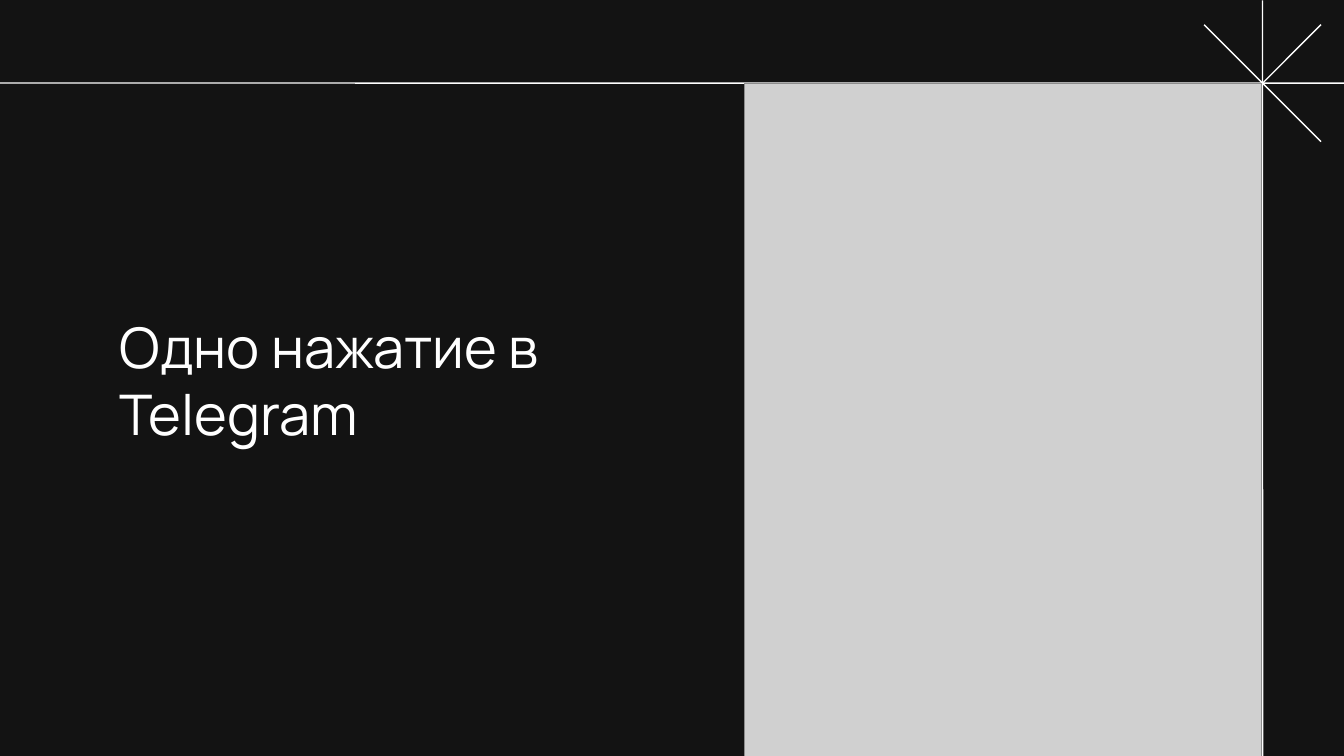
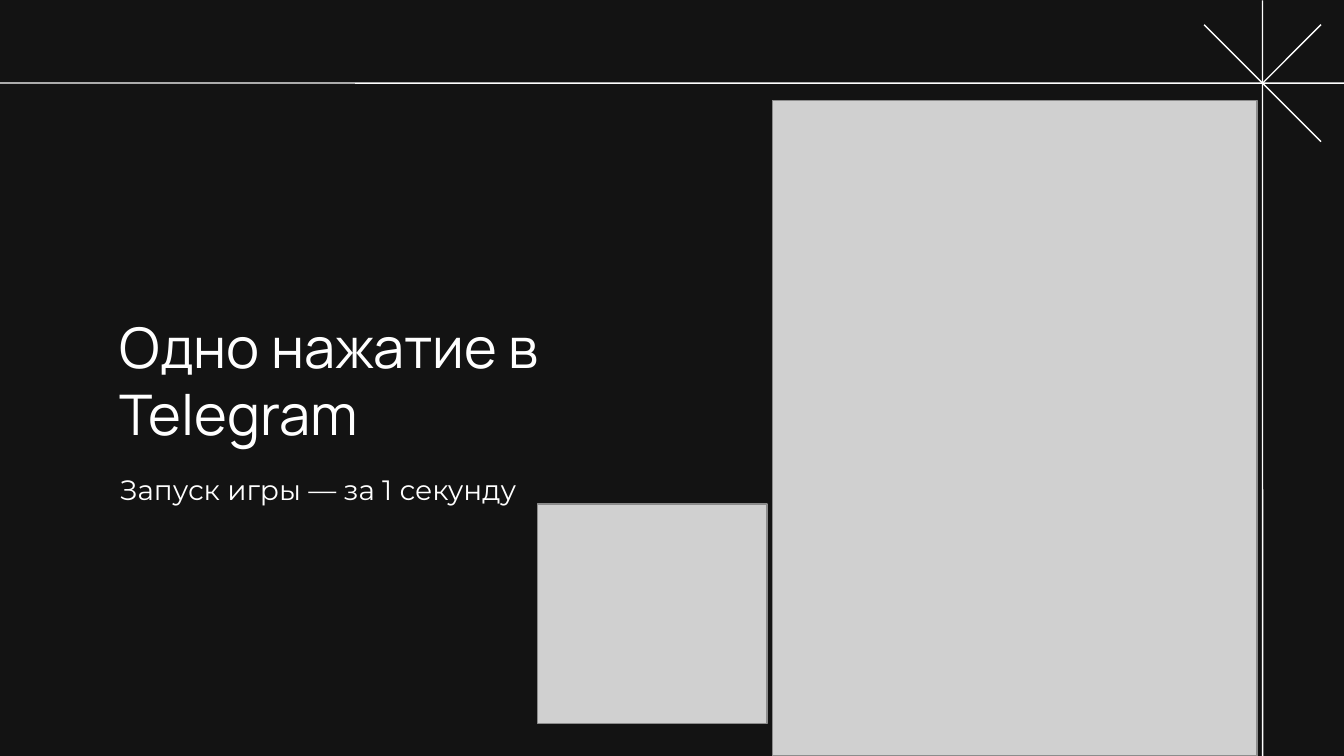
Before and after one commit to Polina-Shupikova/NPI, a slide deck: slide 7 of Советский кроссворд.pptx. Drawn at 1344x756 pixels with LibreOffice and Linux fonts; fonts in the diff are those of the drawing; grey boxes stand for pictures. Boxes give left, top, right and bottom in pixels: in the first picture for what was removed or moved away, otherwise in the second. Text is boxed around its words. In the diff, an @@ line names an element or a change of style, - is before the commit and + after.

```diff
--- a/Советский кроссворд.pptx
+++ b/Советский кроссворд.pptx
@@ picture: place and size @@
-picture at box(745, 83, 1262, 756)
+picture at box(773, 101, 1257, 756)
@@ subtitle added at box(120, 480, 517, 506), 15 pt, text #FFFFFF @@
+Запуск игры — за 1 секунду
@@ picture added at box(538, 504, 767, 723) @@
```
Also in this commit, not shown: 3 other slides changed, 9 other files.
